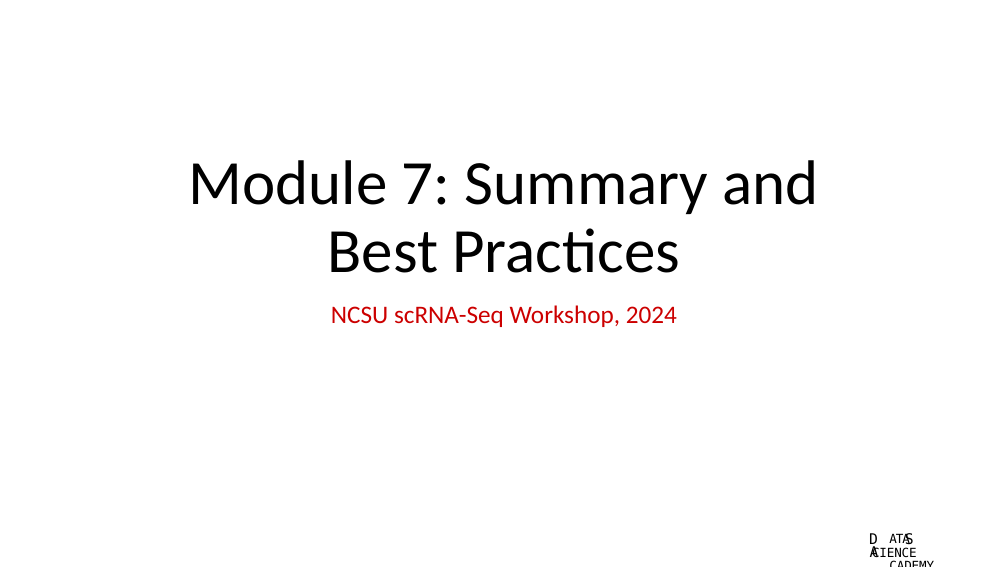
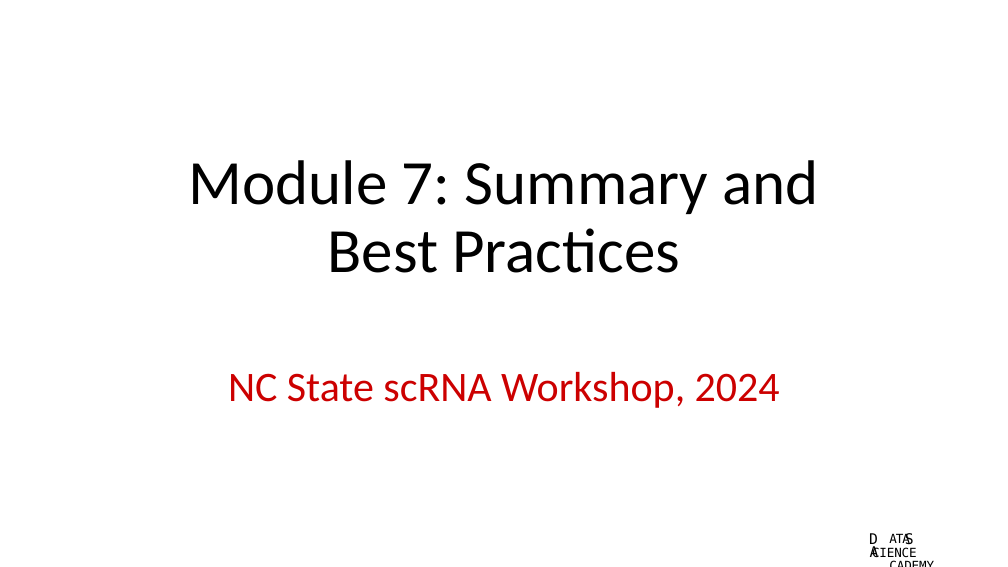
Before and after one commit to bacorli2/scrna_workshop, a slide deck: slide 1 of M7_Summary/M7_Best_Practices.pptx. Drawn at 1008x567 pixels with LibreOffice and Linux fonts; fonts in the diff are those of the drawing; background and template pictures are left out. Boxes give left, top, right and bottom in pixels: in the first picture for what was removed or moved away, otherwise in the second. Text is boxed around its words. In the diff, an @@ line names an element or a change of style, - is before the commit and + after.

```diff
--- a/M7_Summary/M7_Best_Practices.pptx
+++ b/M7_Summary/M7_Best_Practices.pptx
@@ subtitle at bbox=[228, 372, 780, 408]: text changed; size 24 to 40 pt @@
-NCSU scRNA-Seq Workshop, 2024
+NC State scRNA Workshop, 2024
```
Also in this commit, not shown: 1 other slide changed, 6 other files.
